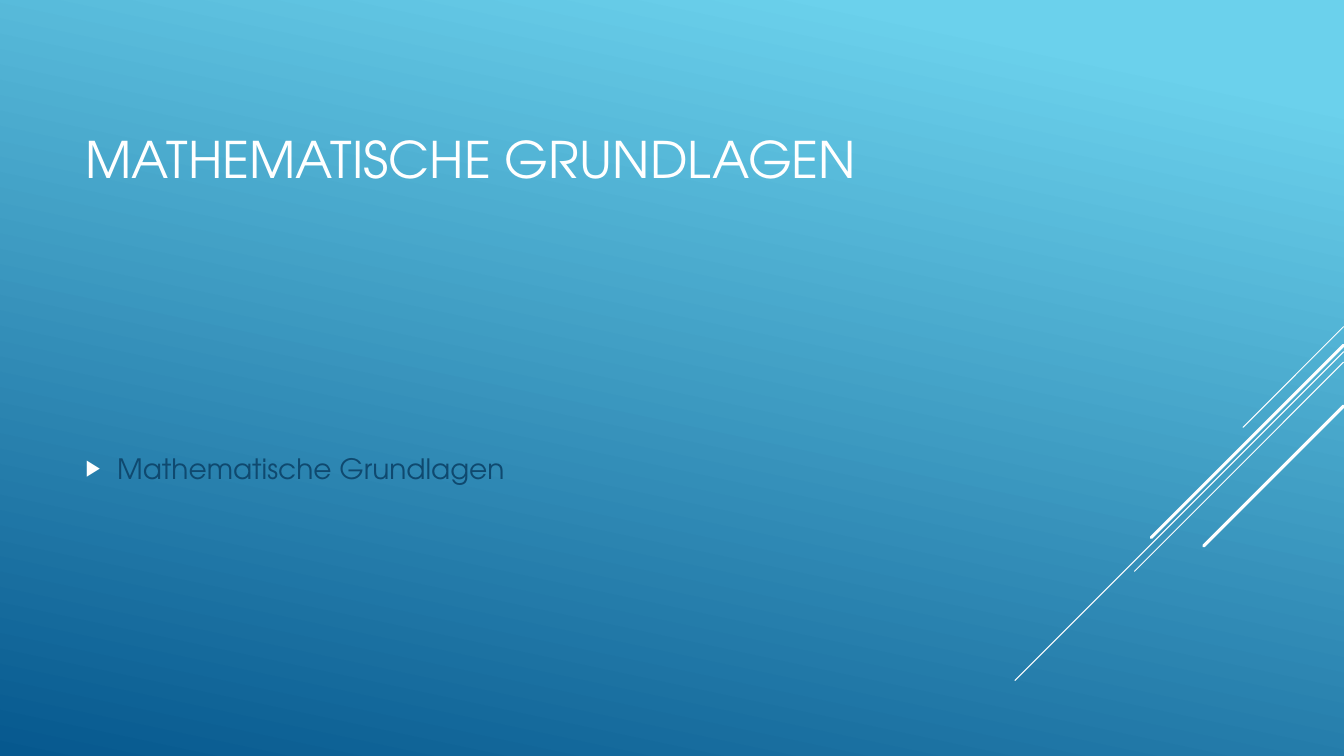
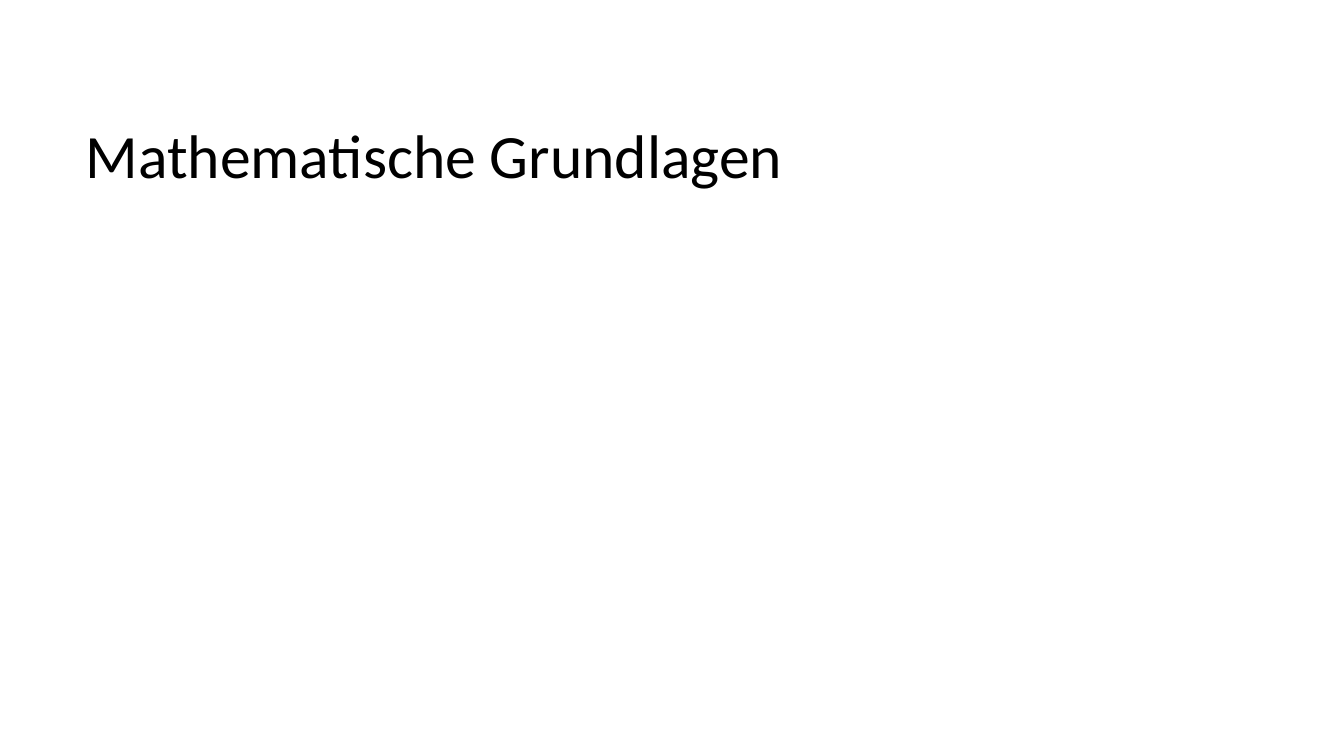
Before and after one commit to codinghardadmin/Quaternionen_DHBW, a slide deck: slide 4 of Quaternionen Präsentation.pptx. Drawn at 1344x756 pixels with LibreOffice and Linux fonts; fonts in the diff are those of the drawing; grey boxes stand for pictures. Boxes give left, top, right and bottom in pixels: in the first picture for what was removed or moved away, otherwise in the second. Text is boxed around its words. In the diff, an @@ line names an element or a change of style, - is before the commit and + after.

```diff
--- a/Quaternionen Präsentation.pptx
+++ b/Quaternionen Präsentation.pptx
@@ background gradient #6ED2EB to #06588E to #FFFFFF @@
@@ title at (86, 135, 782, 189): text changed; size 36 to 44 pt; font TeX Gyre Adventor to Calibri; text colour #FFFFFF to #000000 @@
-MATHEMATISCHE GRUNDLAGEN
+Mathematische Grundlagen
@@ group removed at (1015, 327, 1344, 681): 5 lines @@
@@ text removed at (117, 458, 504, 485) @@
-▶ Mathematische Grundlagen
```
Also in this commit, not shown: 6 other slides changed, 8 slides added.
